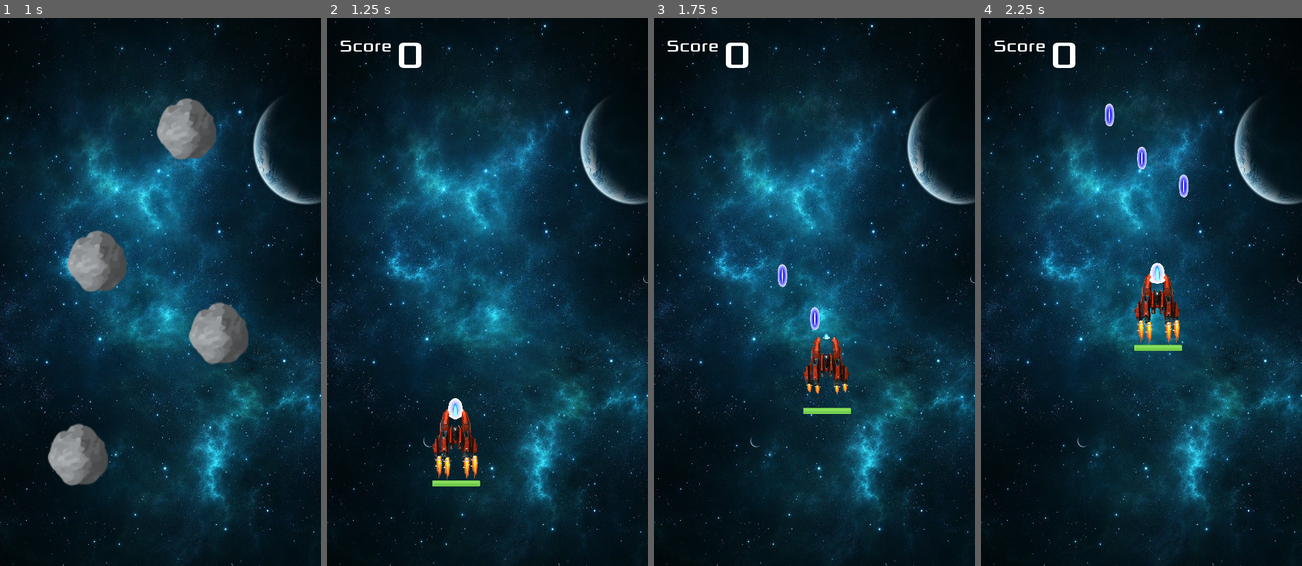
Above: before the commit, frames 1-4 (left to right).
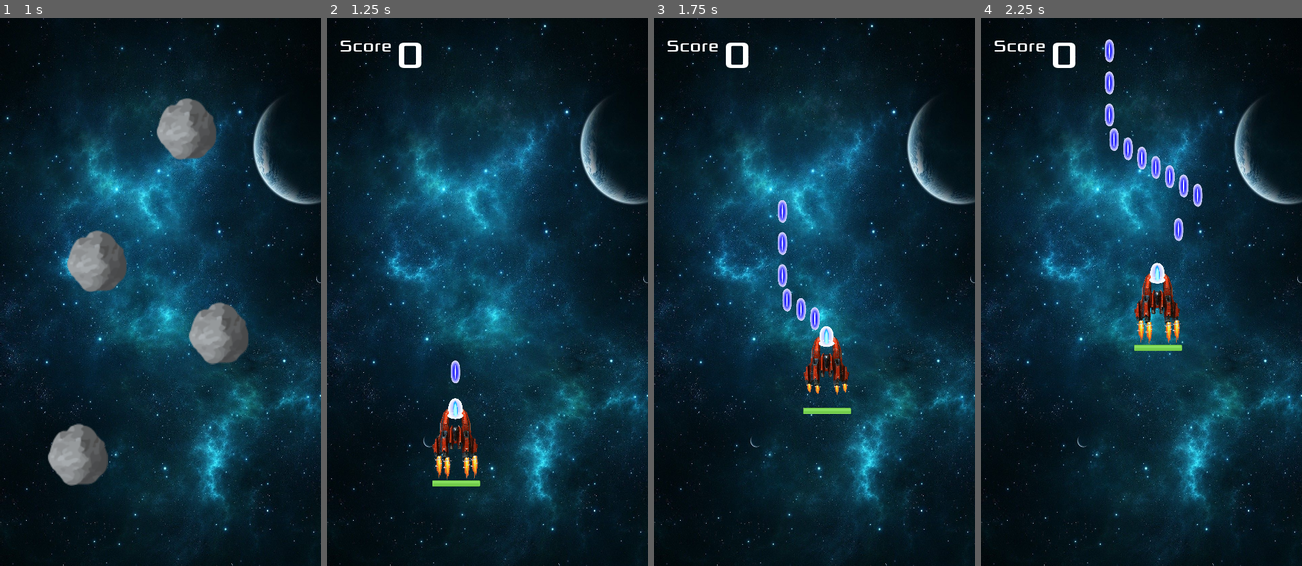
Above: after the commit, the same moments.

Repository: lucaspsantana/plutao
Game: Godot game, scene res://src/gui/Screens.tscn
Same seed, same stepped clock (60 frames per second), same inputs: the game is played once before the commit and once after it.
Inputs (mouse positions are in pixels of both pictures, inside the frame that each line leads up to):
- Up to frame 1 (1 s): click (105, 237) at 0.5 s
- Up to frame 2 (1.25 s): no input
- Up to frame 3 (1.75 s): move the mouse to (885, 264) at 1.27 s; click (885, 264) at 1.42 s
- Up to frame 4 (2.25 s): drag from (1077, 319) to (1189, 302) at 2.02 s

Frame 1 is identical in both runs. In frame 2, 0.1% of the frame differs, in the area x 37-43%, y 62-74%; in frame 3, 0.6%; in frame 4, 0.9%, in the area x 38-70%, y 3-41%.

Commit message:
update enemy srpite

Diff:
--- a/src/Actors/Boss.gd
+++ b/src/Actors/Boss.gd
@@ -4,6 +4,7 @@
 var move_direction = 0
 
 onready var HP = $HP
+onready var animation: = $ExplosionEnemy
 
 var Phase = 1
 
@@ -82,5 +83,10 @@
 	HP.value -= 1.5
 
 	if(HP.value <= 0):
-		get_tree().change_scene("res://src/gui/TitleScreens.tscn")
+		$spriteBoss.visible = false
+		$BulletDetector/CollisionShape2D.disabled = true
+		$CollisionShape2D.disabled = true
+		animation.play("explosion")
+		yield(animation, "animation_finished")
+		get_tree().change_scene("res://src/gui/Screens.tscn")
 		queue_free()
--- a/src/Actors/Boss.tscn
+++ b/src/Actors/Boss.tscn
@@ -1,7 +1,9 @@
-[gd_scene load_steps=5 format=2]
+[gd_scene load_steps=7 format=2]
 
 [ext_resource path="res://assets/images-removebg-preview.png" type="Texture" id=1]
 [ext_resource path="res://src/Actors/Boss.gd" type="Script" id=2]
+[ext_resource path="res://assets/images/explosion2/Ativo 9.png" type="Texture" id=3]
+[ext_resource path="res://src/Objects/ExplosionEnemy.tscn" type="PackedScene" id=4]
 
 [sub_resource type="RectangleShape2D" id=1]
 extents = Vector2( 68, 76 )
@@ -24,7 +26,7 @@
 "_edit_use_anchors_": false
 }
 
-[node name="images-removebg-preview" type="Sprite" parent="."]
+[node name="spriteBoss" type="Sprite" parent="."]
 rotation = -1.5708
 texture = ExtResource( 1 )
 
@@ -46,4 +48,11 @@
 
 [node name="CollisionShape2D" type="CollisionShape2D" parent="BulletDetector"]
 shape = SubResource( 2 )
+
+[node name="explosion" type="Sprite" parent="."]
+visible = false
+position = Vector2( -9, 0.764297 )
+texture = ExtResource( 3 )
+
+[node name="ExplosionEnemy" parent="." instance=ExtResource( 4 )]
 [connection signal="area_entered" from="BulletDetector" to="." method="_on_Area2D_area_entered"]
--- a/src/Actors/Enemy.gd
+++ b/src/Actors/Enemy.gd
@@ -1,5 +1,7 @@
 extends KinematicBody2D
 class_name Enemy
+
+signal death
 
 var speed
 var life
@@ -20,7 +22,8 @@
 	life -= 1
 
 	if(life == 0):
-		queue_free()
+		emit_signal("death")
+		#queue_free()
 
 
 func ShootTimer(delta):
--- a/src/Actors/Enemy1.gd
+++ b/src/Actors/Enemy1.gd
@@ -1,5 +1,6 @@
 extends Enemy
 
+onready var animation: = $ExplosionEnemy
 func _ready() -> void:
 	guns.append(get_node("GunBarrel"))
 
@@ -7,3 +8,10 @@
 	speed = 100
 	attack_speed = 3
 	velocity = Vector2(0,1)
+
+func _on_Enemy1_death():
+	$"rocket-ship".visible = false
+	$BulletDetector/CollisionShape2D.disabled = true
+	animation.play("explosion")
+	yield(animation, "animation_finished")
+	queue_free()
--- a/src/Actors/Enemy1.tscn
+++ b/src/Actors/Enemy1.tscn
@@ -1,8 +1,9 @@
-[gd_scene load_steps=6 format=2]
+[gd_scene load_steps=7 format=2]
 
 [ext_resource path="res://src/Actors/Enemy1.gd" type="Script" id=1]
 [ext_resource path="res://assets/images/spaceship/Ativo 4.png" type="Texture" id=2]
-[ext_resource path="res://assets/images/explosion2/Ativo 5.png" type="Texture" id=4]
+[ext_resource path="res://src/Objects/ExplosionEnemy.tscn" type="PackedScene" id=4]
+[ext_resource path="res://assets/images/explosion2/Ativo 1.png" type="Texture" id=10]
 
 [sub_resource type="RectangleShape2D" id=1]
 extents = Vector2( 74.1023, 81.0907 )
@@ -46,9 +47,11 @@
 
 [node name="explosion" type="Sprite" parent="."]
 visible = false
-modulate = Color( 1, 1, 1, 0.555556 )
 position = Vector2( -9, 0.764297 )
-texture = ExtResource( 4 )
+texture = ExtResource( 10 )
+
+[node name="ExplosionEnemy" parent="." instance=ExtResource( 4 )]
+[connection signal="death" from="." to="." method="_on_Enemy1_death"]
 [connection signal="area_entered" from="BulletDetector" to="." method="_on_BulletDetector_area_entered"]
 [connection signal="screen_entered" from="VisibilityNotifier2D" to="." method="_on_VisibilityNotifier2D_screen_entered"]
 [connection signal="viewport_entered" from="VisibilityNotifier2D" to="." method="_on_VisibilityNotifier2D_viewport_entered"]
--- a/src/Actors/Enemy2.gd
+++ b/src/Actors/Enemy2.gd
@@ -1,4 +1,6 @@
 extends Enemy
+
+onready var animation: = $ExplosionEnemy
 
 func _ready() -> void:
 	guns.append(get_node("GunBarrel1"))
@@ -8,3 +10,11 @@
 	speed = 100
 	attack_speed = 2
 	velocity = Vector2(0,1)
+
+
+func _on_Enemy2_death():
+	$"rocket-ship".visible = false
+	$BulletDetector/CollisionShape2D.disabled = true
+	animation.play("explosion")
+	yield(animation, "animation_finished")
+	queue_free()
--- a/src/Actors/Enemy2.tscn
+++ b/src/Actors/Enemy2.tscn
@@ -1,7 +1,9 @@
-[gd_scene load_steps=5 format=2]
+[gd_scene load_steps=7 format=2]
 
 [ext_resource path="res://src/Actors/Enemy2.gd" type="Script" id=1]
 [ext_resource path="res://assets/images/spaceship/Ativo 3.png" type="Texture" id=2]
+[ext_resource path="res://src/Objects/ExplosionEnemy.tscn" type="PackedScene" id=3]
+[ext_resource path="res://assets/images/explosion2/Ativo 1.png" type="Texture" id=4]
 
 [sub_resource type="RectangleShape2D" id=1]
 extents = Vector2( 57.8381, 65.4374 )
@@ -24,7 +26,6 @@
 shape = SubResource( 1 )
 
 [node name="rocket-ship" type="Sprite" parent="."]
-modulate = Color( 0.160784, 0.203922, 0.843137, 1 )
 position = Vector2( -17.1681, -2.92783 )
 scale = Vector2( 0.561482, -0.504054 )
 texture = ExtResource( 2 )
@@ -46,6 +47,14 @@
 [node name="VisibilityNotifier2D" type="VisibilityNotifier2D" parent="."]
 position = Vector2( -11.5816, -5.34537 )
 scale = Vector2( 5.18722, 6.61266 )
+
+[node name="explosion" type="Sprite" parent="."]
+visible = false
+position = Vector2( -9, 0.764282 )
+texture = ExtResource( 4 )
+
+[node name="ExplosionEnemy" parent="." instance=ExtResource( 3 )]
+[connection signal="death" from="." to="." method="_on_Enemy2_death"]
 [connection signal="area_entered" from="BulletDetector" to="." method="_on_BulletDetector_area_entered"]
 [connection signal="screen_entered" from="VisibilityNotifier2D" to="." method="_on_VisibilityNotifier2D_screen_entered"]
 [connection signal="viewport_entered" from="VisibilityNotifier2D" to="." method="_on_VisibilityNotifier2D_viewport_entered"]
--- a/src/Actors/Player.tscn
+++ b/src/Actors/Player.tscn
@@ -177,6 +177,7 @@
 
 [node name="animation" type="AnimationPlayer" parent="."]
 autoplay = "shoot"
+playback_speed = 3.0
 anims/explosion = SubResource( 3 )
 anims/shoot = SubResource( 4 )
 [connection signal="area_entered" from="EnemyDetector" to="." method="_on_EnemyDetector_area_entered"]
--- /dev/null
+++ b/src/Objects/ExplosionEnemy.tscn
@@ -0,0 +1,42 @@
+[gd_scene load_steps=11 format=2]
+
+[ext_resource path="res://assets/images/explosion2/Ativo 9.png" type="Texture" id=1]
+[ext_resource path="res://assets/images/explosion2/Ativo 4.png" type="Texture" id=2]
+[ext_resource path="res://assets/images/explosion2/Ativo 8.png" type="Texture" id=3]
+[ext_resource path="res://assets/images/explosion2/Ativo 3.png" type="Texture" id=4]
+[ext_resource path="res://assets/images/explosion2/Ativo 7.png" type="Texture" id=5]
+[ext_resource path="res://assets/images/explosion2/Ativo 6.png" type="Texture" id=6]
+[ext_resource path="res://assets/images/explosion2/Ativo 5.png" type="Texture" id=7]
+[ext_resource path="res://assets/images/explosion2/Ativo 1.png" type="Texture" id=8]
+[ext_resource path="res://assets/images/explosion2/Ativo 2.png" type="Texture" id=9]
+
+[sub_resource type="Animation" id=3]
+resource_name = "explosion"
+length = 0.9
+tracks/0/type = "value"
+tracks/0/path = NodePath("explosion:visible")
+tracks/0/interp = 1
+tracks/0/loop_wrap = true
+tracks/0/imported = false
+tracks/0/enabled = true
+tracks/0/keys = {
+"times": PoolRealArray( 0 ),
+"transitions": PoolRealArray( 1 ),
+"update": 1,
+"values": [ true ]
+}
+tracks/1/type = "value"
+tracks/1/path = NodePath("explosion:texture")
+tracks/1/interp = 1
+tracks/1/loop_wrap = true
+tracks/1/imported = false
+tracks/1/enabled = true
+tracks/1/keys = {
+"times": PoolRealArray( 0, 0.1, 0.2, 0.3, 0.4, 0.5, 0.6, 0.7, 0.8 ),
+"transitions": PoolRealArray( 1, 1, 1, 1, 1, 1, 1, 1, 1 ),
+"update": 1,
+"values": [ ExtResource( 8 ), ExtResource( 9 ), ExtResource( 4 ), ExtResource( 2 ), ExtResource( 7 ), ExtResource( 6 ), ExtResource( 5 ), ExtResource( 3 ), ExtResource( 1 ) ]
+}
+
+[node name="ExplosionEnemy" type="AnimationPlayer"]
+anims/explosion = SubResource( 3 )
--- a/src/gui/Screens.gd
+++ b/src/gui/Screens.gd
@@ -71,5 +71,6 @@
 
 func game_over():
 	if Settings.enable_sound:
+		print(Settings.enable_sound)
 		$Music.play()
 	change_screen($GameOver)
